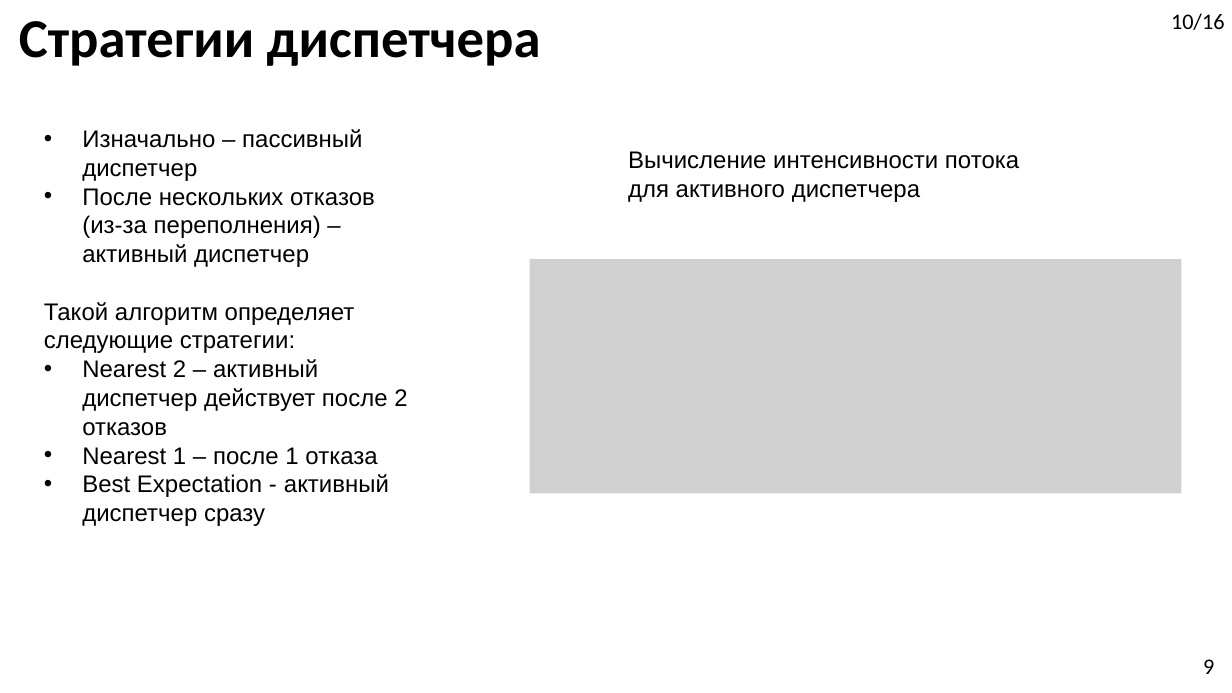
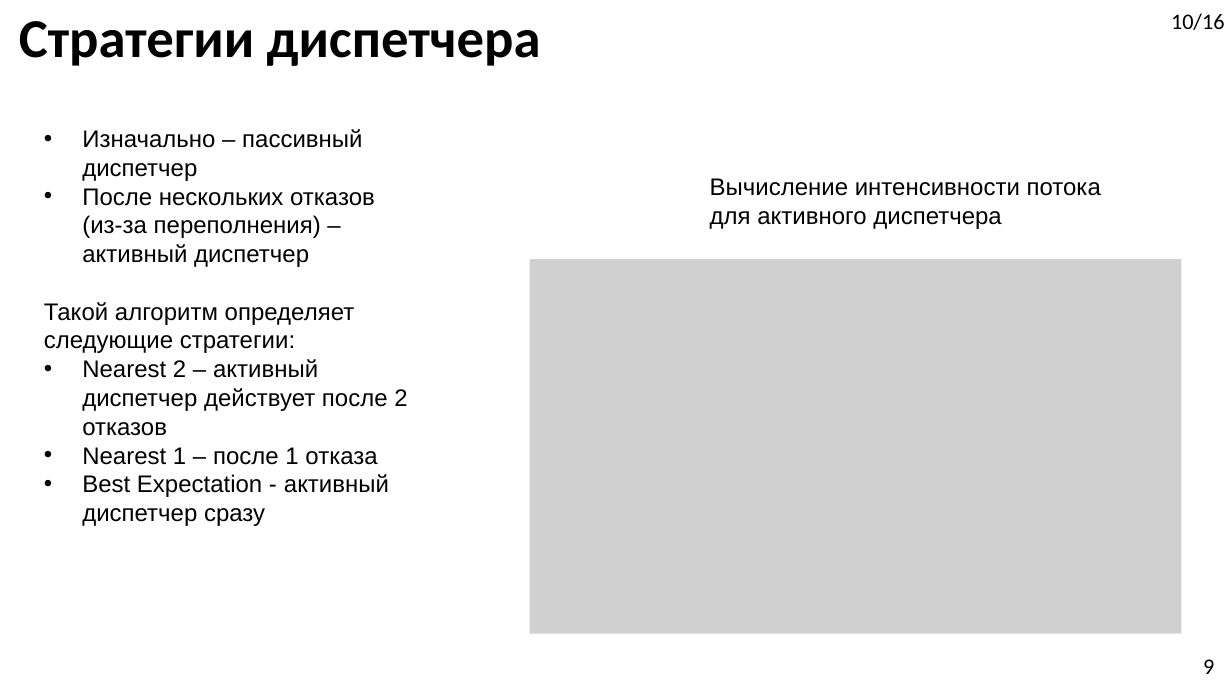
Before and after one commit to DimaStoyanov/Ambulance-Dispatching, a slide deck: slide 10 of Diplom_Presentation.pptx. Drawn at 1232x693 pixels with LibreOffice and Linux fonts; fonts in the diff are those of the drawing; grey boxes stand for pictures; background and template pictures are left out. Boxes give left, top, right and bottom in pixels: in the first picture for what was removed or moved away, otherwise in the second. Text is boxed around its words. In the diff, an @@ line names an element or a change of style, - is before the commit and + after.

```diff
--- a/Diplom_Presentation.pptx
+++ b/Diplom_Presentation.pptx
@@ text "Вычисление интенсивности потока для активного ...": place and size @@
-text "Вычисление интенсивности потока для активного ..." at box(628, 151, 1019, 202)
+text "Вычисление интенсивности потока для активного ..." at box(710, 178, 1101, 229)
@@ picture: place and size @@
-picture at box(530, 259, 1181, 493)
+picture at box(530, 259, 1181, 633)
```
Also in this commit, not shown: 3 other slides changed, 1 other file.
